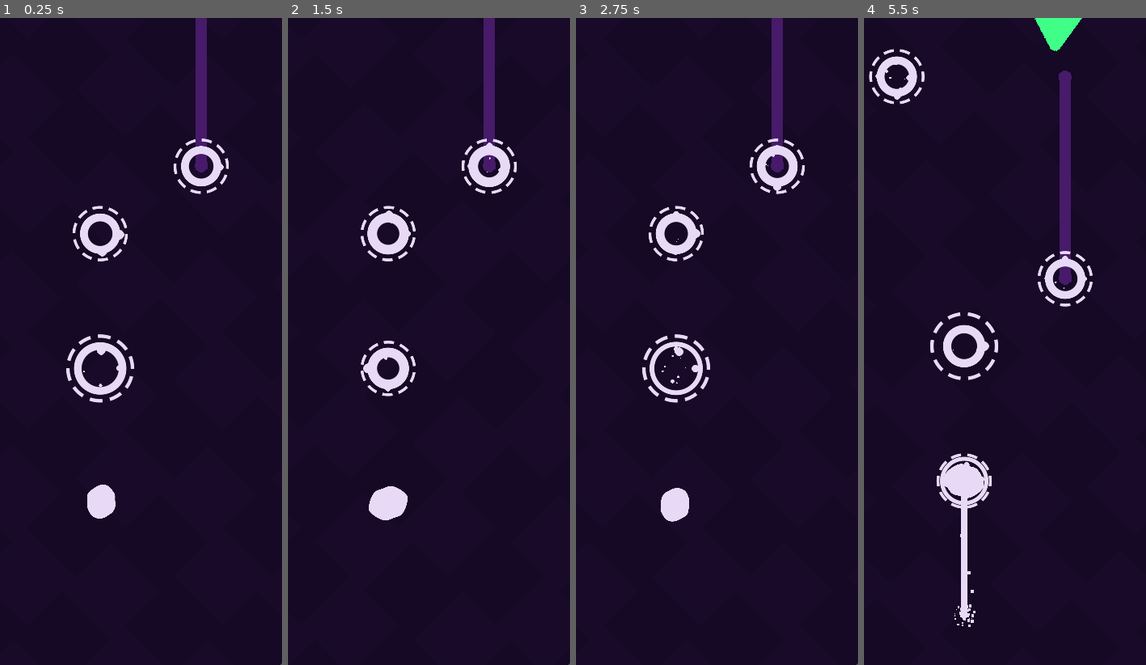
Above: before the commit, frames 1-4 (left to right).
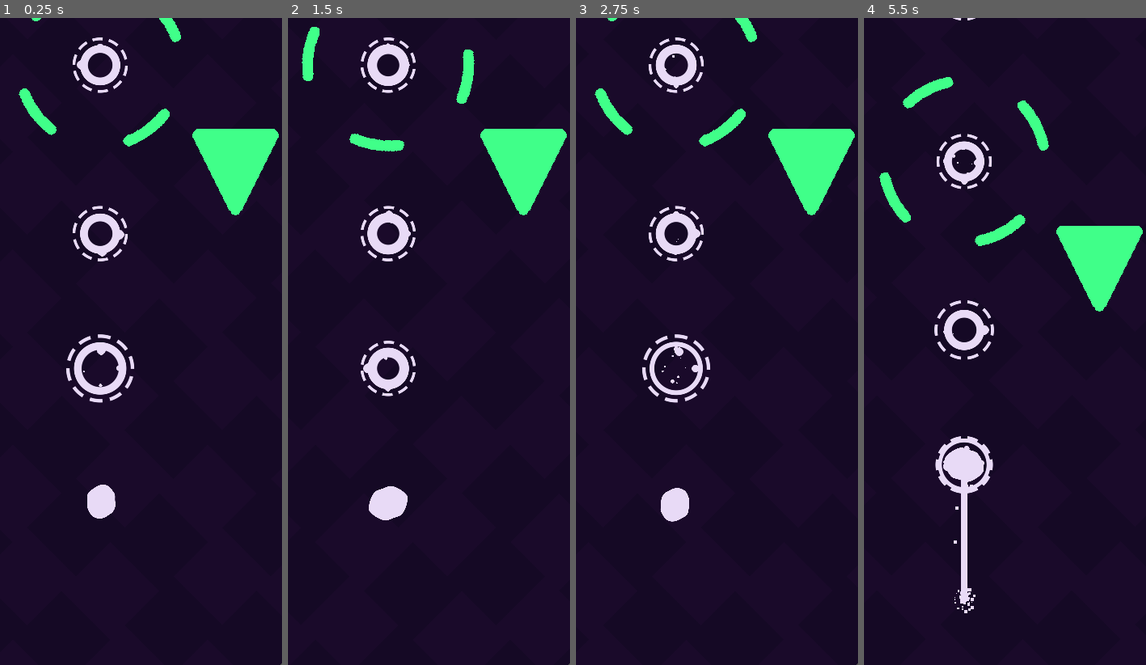
Above: after the commit, the same moments.

Repository: FrancoYudica/PathForger-GodotWildJam-04-2024
Game: Godot game, scene res://levels/level.tscn
The game is run twice, just before and just after one commit, with the same random seed, the same clock (stepped at 60 frames per second) and the same inputs.
Inputs (mouse positions are in pixels of both pictures, inside the frame that each line leads up to):
- Up to frame 1 (0.25 s): no input
- Up to frame 2 (1.5 s): tap Enter (ui_accept) at 0.5, 0.77 s; move the mouse to (468, 309) at 0.52 s; press the mouse at (468, 309) at 0.53 s; hold D 0.53-1.28 s; move the mouse to (316, 373) at 1.27 s; release the mouse at (316, 373) at 1.28 s; hold S from 1.28 s (still down); tap F at 1.35 s
- Up to frame 3 (2.75 s): tap Enter (ui_accept) at 1.52 s; move the mouse to (711, 199) at 2.02 s; release S at 2.03 s; hold D from 2.03 s (still down); tap Space at 2.1 s
- Up to frame 4 (5.5 s): move the mouse to (945, 470) at 2.77 s; release D at 2.78 s; hold W 2.78-3.53 s; click (945, 470) at 2.85 s; tap Enter (ui_accept) at 3.02, 3.77, 4.52 s; move the mouse to (1072, 438) at 3.52 s; hold F 3.53-4.28 s; hold A 3.53-5.03 s; move the mouse to (outside the picture) at 4.27 s; tap Space at 4.35 s; move the mouse to (982, 341) at 5.02 s; press the mouse at (982, 341) at 5.03 s; hold S from 5.03 s (still down)

The runs differ from the first frame. In frame 1, 5.0% of the frame differs, in the area x 6-99%, y 0-31%; in frame 2, 5.3%; in frame 3, 5.1%; in frame 4, 9.3%, in the area x 1-99%, y 0-95%.

Commit message:
Fixed hook intersection with obstacles

Diff:
--- a/entities/obstacles/RotationChangerComponent.gd
+++ b/entities/obstacles/RotationChangerComponent.gd
@@ -1,5 +1,5 @@
 extends Node2D
-
+class_name RotationChangerComponent
 @export var level_changer: LevelChanger
 @export var rotations_per_second: float = 0.3
 
--- /dev/null
+++ b/entities/obstacles/ring/ring_4_holes.tscn
@@ -0,0 +1,60 @@
+[gd_scene load_steps=3 format=3 uid="uid://ddqs3w57vp3tw"]
+
+[ext_resource type="Texture2D" uid="uid://ddb3igmtslnti" path="res://art/textures/obstacles/open_ring_4_gaps_256x256.png" id="1_60ta0"]
+[ext_resource type="Script" path="res://entities/obstacles/Obstacle.gd" id="2_ardum"]
+
+[node name="Ring4Holes" type="Sprite2D"]
+modulate = Color(0.25098, 1, 0.537255, 1)
+texture_filter = 1
+texture = ExtResource("1_60ta0")
+script = ExtResource("2_ardum")
+metadata/_aseprite_wizard_interface_config_ = {
+"layer_section": true
+}
+metadata/_aseprite_wizard_config_ = {
+"i_mode": 1,
+"keep_anim_length": false,
+"layer": "",
+"o_ex_p": "",
+"o_folder": "",
+"o_name": "",
+"only_visible": false,
+"player": "",
+"slice": "",
+"source": "res://art/textures/damage/bar_400px.aseprite"
+}
+
+[node name="Area2D" type="Area2D" parent="."]
+collision_layer = 24
+collision_mask = 0
+
+[node name="CollisionPolygon2D" type="CollisionPolygon2D" parent="Area2D"]
+position = Vector2(-105, -51)
+polygon = PackedVector2Array(-1, 1, 4, 0, 8, -5, 18, -19, 35, -37, 51, -47, 55, -53, 53, -59, 47, -62, 42, -60, 28, -51, 16, -41, 8, -32, 1, -23, -8, -9, -7, -3)
+
+[node name="Area2D2" type="Area2D" parent="."]
+rotation = 1.5708
+collision_layer = 24
+collision_mask = 0
+
+[node name="CollisionPolygon2D" type="CollisionPolygon2D" parent="Area2D2"]
+position = Vector2(-105, -51)
+polygon = PackedVector2Array(-1, 1, 4, 0, 8, -5, 18, -19, 35, -37, 51, -47, 55, -53, 53, -59, 47, -62, 42, -60, 28, -51, 16, -41, 8, -32, 1, -23, -8, -9, -7, -3)
+
+[node name="Area2D3" type="Area2D" parent="."]
+rotation = 3.14159
+collision_layer = 24
+collision_mask = 0
+
+[node name="CollisionPolygon2D" type="CollisionPolygon2D" parent="Area2D3"]
+position = Vector2(-105, -51)
+polygon = PackedVector2Array(-1, 1, 4, 0, 8, -5, 18, -19, 35, -37, 51, -47, 55, -53, 53, -59, 47, -62, 42, -60, 28, -51, 16, -41, 8, -32, 1, -23, -8, -9, -7, -3)
+
+[node name="Area2D4" type="Area2D" parent="."]
+rotation = 4.71239
+collision_layer = 24
+collision_mask = 0
+
+[node name="CollisionPolygon2D" type="CollisionPolygon2D" parent="Area2D4"]
+position = Vector2(-105, -51)
+polygon = PackedVector2Array(-1, 1, 4, 0, 8, -5, 18, -19, 35, -37, 51, -47, 55, -53, 53, -59, 47, -62, 42, -60, 28, -51, 16, -41, 8, -32, 1, -23, -8, -9, -7, -3)
--- a/entities/player/PlayerRayCast2D.gd
+++ b/entities/player/PlayerRayCast2D.gd
@@ -5,8 +5,10 @@
 class_name PlayerRaycast
 
 @export var hook_length = 300
+@export var debug_hit = false
 
 @onready var origin = $"../RaycastOriginMarker2D"
+@onready var player: Player = $".."
 
 var intersecting_hookable: Hookable:
 	get:
@@ -27,6 +29,12 @@
 
 	_update_raycast_intersection()
 
+	if debug_hit and _intersecting_hookable != null:
+		$DebugSprite2D.show()
+		$DebugSprite2D.global_position = _intersecting_hookable.get_intersection_point()
+	else:
+		$DebugSprite2D.hide()
+
 ## When ray is intersecting, updates hookable and intersection point
 func _update_raycast_intersection():
 
@@ -44,6 +52,9 @@
 	var hookable = collider.get_parent() as Hookable
 	if hookable == null:
 		_set_current_hookable(null)
+		return
+
+	if hookable == player.current_hookable:
 		return
 
 	# Gets intersection point and fix if necessary
--- a/entities/player/player.tscn
+++ b/entities/player/player.tscn
@@ -48,7 +48,6 @@
 z_index = 2
 script = ExtResource("1_y7hkf")
 click_buffering_ms = 250
-score = 10000
 
 [node name="PlayerRayCast2D" type="RayCast2D" parent="."]
 top_level = true
@@ -57,6 +56,10 @@
 collide_with_areas = true
 collide_with_bodies = false
 script = ExtResource("2_clyl4")
+
+[node name="DebugSprite2D" type="Sprite2D" parent="PlayerRayCast2D"]
+modulate = Color(1, 0, 0, 1)
+texture = ExtResource("2_am5xp")
 
 [node name="Hook" type="Node2D" parent="."]
 top_level = true
@@ -123,7 +126,7 @@
 
 [node name="throw_hook" type="Node2D" parent="PlayerStateMachine"]
 script = ExtResource("5_hxtbh")
-hook_duration_ms = 500
+hook_duration_ms = 750
 hook_curve = SubResource("Curve_l5teo")
 
 [node name="idle" type="Node2D" parent="PlayerStateMachine"]
--- a/entities/player/states/try_connection.gd
+++ b/entities/player/states/try_connection.gd
@@ -29,11 +29,11 @@
 
 	var hookable = player.raycast.intersecting_hookable
 
-	if hookable != null and (player.hook.head.global_position - hookable.global_position).length() < hook_pixel_grab_edge:
-		_on_hookable_reached(hookable)
+	if hookable != null and (player.hook.head.global_position - hookable.get_intersection_point()).length() < hook_pixel_grab_edge:
+		_on_hookable_hooked(hookable)
 
 
-func _on_hookable_reached(hookable: Hookable):
+func _on_hookable_hooked(hookable: Hookable):
 
 	# Stops hook animation
 	_hook_tween.stop()
--- a/levels/level.tscn
+++ b/levels/level.tscn
@@ -10,7 +10,7 @@
 [ext_resource type="PackedScene" uid="uid://ju0p3v6aejso" path="res://entities/path_node/path_node.tscn" id="9_fy437"]
 [ext_resource type="Script" path="res://levels/GeneratorPicker.gd" id="11_2xxqe"]
 [ext_resource type="Script" path="res://levels/LevelBuilder.gd" id="11_gospp"]
-[ext_resource type="PackedScene" uid="uid://il542qhl7xm2" path="res://levels/level_segments/scenes/medium/level_segment_medium_3.tscn" id="12_yctt7"]
+[ext_resource type="PackedScene" uid="uid://cm5n87lswoumq" path="res://levels/level_segments/scenes/medium/level_segment_medium_5.tscn" id="12_ddcv1"]
 [ext_resource type="Script" path="res://levels/RandomSegmentGenerator.gd" id="14_m3m3h"]
 
 [sub_resource type="ShaderMaterial" id="ShaderMaterial_ehsn3"]
@@ -110,4 +110,4 @@
 
 [node name="RandomSegmentGenerator" type="Node2D" parent="LevelBuilder/GeneratorPicker"]
 script = ExtResource("14_m3m3h")
-packed_level_segments = Array[PackedScene]([ExtResource("12_yctt7")])
+packed_level_segments = Array[PackedScene]([ExtResource("12_ddcv1")])
--- a/levels/level_segments/double_rotating_half_circumferences.tscn
+++ b/levels/level_segments/double_rotating_half_circumferences.tscn
@@ -1,7 +1,7 @@
 [gd_scene load_steps=5 format=3 uid="uid://oocml3esnf77"]
 
 [ext_resource type="Script" path="res://levels/LevelSegment.gd" id="1_8mfd6"]
-[ext_resource type="PackedScene" uid="uid://dpe80galfrwew" path="res://entities/obstacles/half_circumference/half_circumference.tscn" id="3_wglq2"]
+[ext_resource type="PackedScene" uid="uid://dpe80galfrwew" path="res://entities/obstacles/ring/half_circumference.tscn" id="3_wglq2"]
 [ext_resource type="PackedScene" uid="uid://d1hxvggpamueq" path="res://entities/obstacles/square/square_32px.tscn" id="4_5qo5c"]
 [ext_resource type="PackedScene" uid="uid://ju0p3v6aejso" path="res://entities/path_node/path_node.tscn" id="4_bf4na"]
 
--- /dev/null
+++ b/levels/level_segments/scenes/medium/level_segment_medium_5.tscn
@@ -0,0 +1,33 @@
+[gd_scene load_steps=6 format=3 uid="uid://cm5n87lswoumq"]
+
+[ext_resource type="PackedScene" uid="uid://bx725glmajui7" path="res://levels/level_segments/base_level_segment.tscn" id="1_flocw"]
+[ext_resource type="PackedScene" uid="uid://ju0p3v6aejso" path="res://entities/path_node/path_node.tscn" id="2_a4u5k"]
+[ext_resource type="PackedScene" uid="uid://ddqs3w57vp3tw" path="res://entities/obstacles/ring/ring_4_holes.tscn" id="3_voou5"]
+[ext_resource type="PackedScene" uid="uid://b4plnq3jpoudj" path="res://entities/obstacles/triangle/triangle_128px.tscn" id="4_t088b"]
+[ext_resource type="Script" path="res://entities/obstacles/RotationChangerComponent.gd" id="5_cxks8"]
+
+[node name="LevelSegmentMedium" instance=ExtResource("1_flocw")]
+difficulty_enum_index = 1
+
+[node name="TopMarker2D" parent="." index="2"]
+position = Vector2(0, -500)
+
+[node name="PathNode" parent="." index="3" instance=ExtResource("2_a4u5k")]
+
+[node name="PathNode2" parent="." index="4" instance=ExtResource("2_a4u5k")]
+position = Vector2(0, -250)
+
+[node name="PathNode3" parent="." index="5" instance=ExtResource("2_a4u5k")]
+position = Vector2(0, -500)
+
+[node name="Ring4Holes" parent="." index="6" instance=ExtResource("3_voou5")]
+position = Vector2(0, -250)
+
+[node name="RotationChangerComponent" type="Node2D" parent="Ring4Holes" index="4" node_paths=PackedStringArray("level_changer")]
+position = Vector2(201, 159)
+script = ExtResource("5_cxks8")
+level_changer = NodePath("../../LevelChanger")
+rotations_per_second = 0.1
+
+[node name="ObstacleTriangle128px" parent="." index="7" instance=ExtResource("4_t088b")]
+position = Vector2(201, -91)
Binary file added: art/textures/obstacles/open_ring_4_gaps_256x256-export.png
Not shown, added: art/textures/obstacles/open_ring_4_gaps_256x256-export.png.import
Binary file added: art/textures/obstacles/open_ring_4_gaps_256x256.aseprite
Not shown, added: art/textures/obstacles/open_ring_4_gaps_256x256.aseprite.import
Binary file added: art/textures/obstacles/open_ring_4_gaps_256x256.png
Not shown, added: art/textures/obstacles/open_ring_4_gaps_256x256.png.import
Renamed: entities/obstacles/half_circumference/half_circumference.tscn -> entities/obstacles/ring/half_circumference.tscn
